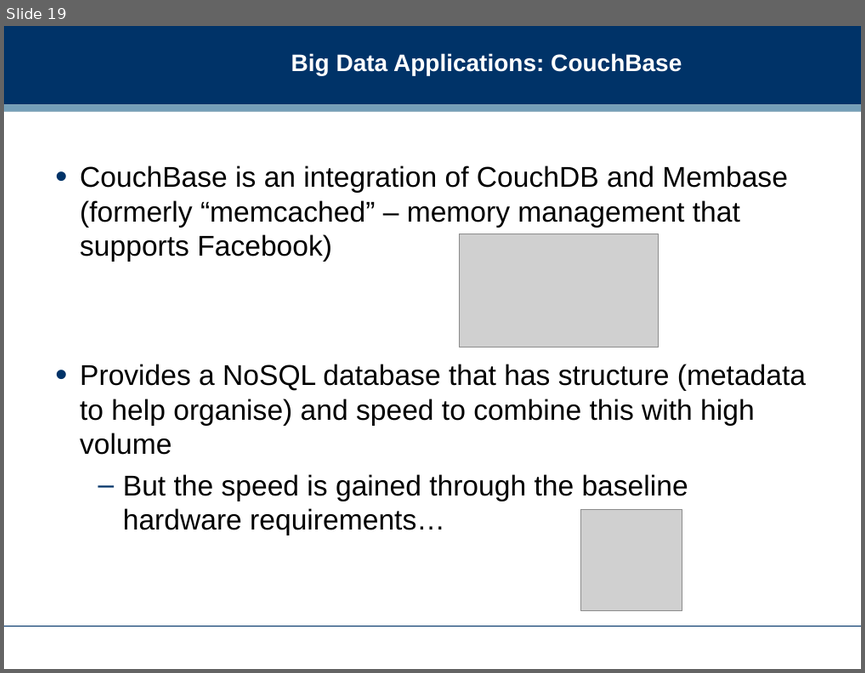
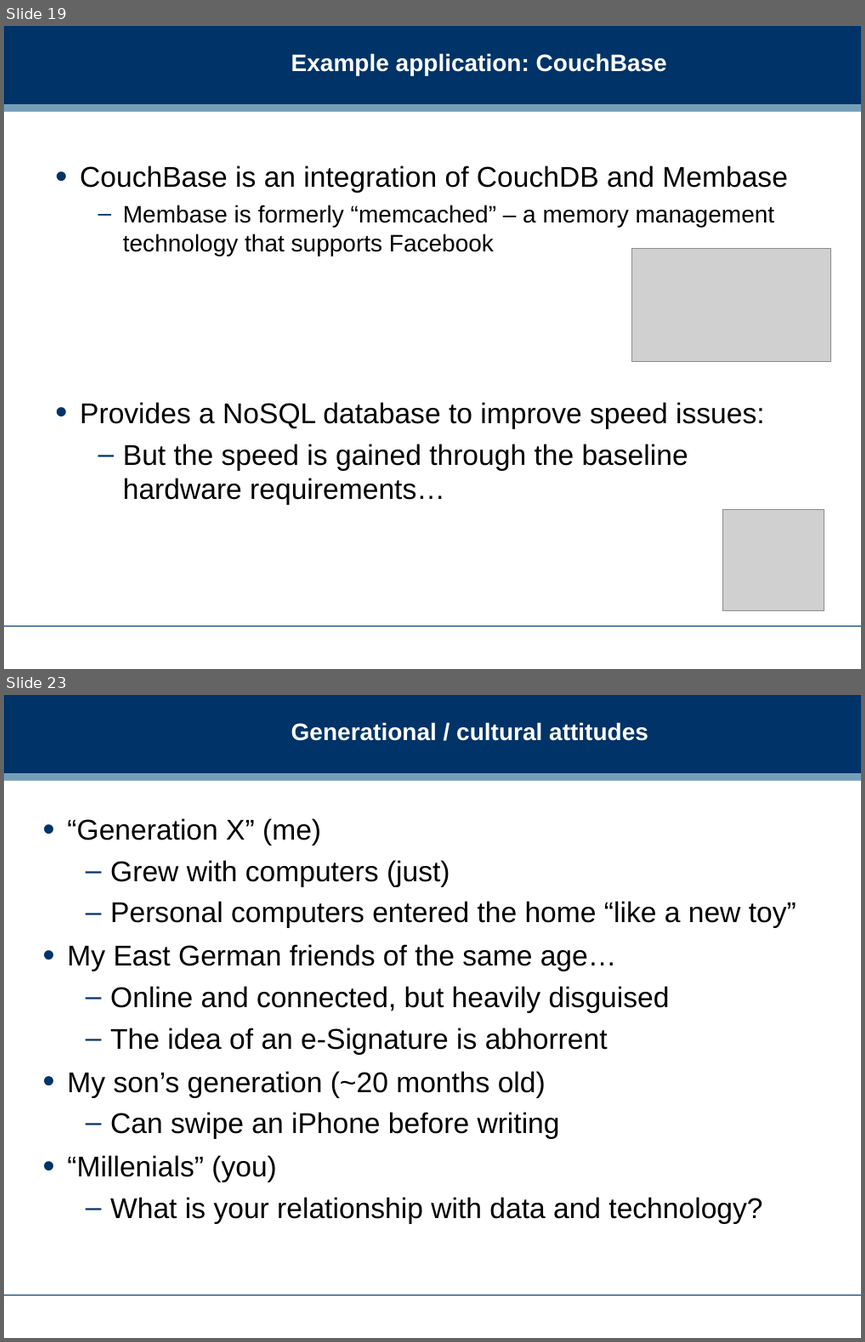
Before and after one commit to dreamind/ix, a slide deck: lectures/informatics-society/bigdata.ppt. Shown one above the other, each under a label of ours: slide 19 before the commit, slides 19 and 23 after it; the slides between them are not shown. The pictures are 865x673 and 865x1342 pixels, drawn with LibreOffice and Linux fonts; fonts in the diff are those of the drawing; grey boxes stand for pictures; background and template pictures are left out. Boxes give left, top, right and bottom in pixels: in the first picture for what was removed or moved away, otherwise in the second. Text is boxed around its words. In the diff, an @@ line names an element or a change of style, - is before the commit and + after.

Commit message:
Big Data slides and landing page updated

```diff
--- a/lectures/informatics-society/bigdata.ppt
+++ b/lectures/informatics-society/bigdata.ppt
@@ slide 23 added at bbox=[4, 695, 861, 1338], background #FFFFFF; not listed: 3 template elements that a slide beside it also shows @@
@@ title added at bbox=[291, 722, 648, 741], 20 pt, text #FFFFFF, bold @@
+Generational / cultural attitudes
@@ text added at bbox=[67, 818, 796, 1224], 24 pt, text #000000 @@
+• “Generation X” (me)
+  – Grew with computers (just)
+  – Personal computers entered the home “like a new toy”
+• My East German friends of the same age…
+  – Online and connected, but heavily disguised
+  – The idea of an e-Signature is abhorrent
+• My son’s generation (~20 months old)
+  – Can swipe an iPhone before writing
+• “Millenials” (you)
+  – What is your relationship with data and technology?
@@ slide 19 changed as well @@
@@ title at bbox=[291, 53, 667, 75]: text changed @@
-Big Data Applications: CouchBase
+Example application: CouchBase
@@ text at bbox=[80, 165, 788, 429]: text changed @@
-• CouchBase is an integration of CouchDB and Membase (formerly “memcached” – memory management that supports Facebook)
-• Provides a NoSQL database that has structure (metadata to help organise) and speed to combine this with high volume
+• CouchBase is an integration of CouchDB and Membase
+  – Membase is formerly “memcached” – a memory management technology that supports Facebook
+• Provides a NoSQL database to improve speed issues:
@@ picture: place and size @@
-picture at bbox=[459, 233, 658, 347]
+picture at bbox=[631, 248, 830, 362]
@@ picture: place and size @@
-picture at bbox=[580, 510, 681, 610]
+picture at bbox=[723, 510, 824, 610]
```
Also in this commit, not shown: 11 other slides changed, 12 other slides added, 12 slides removed, 1 other file.
